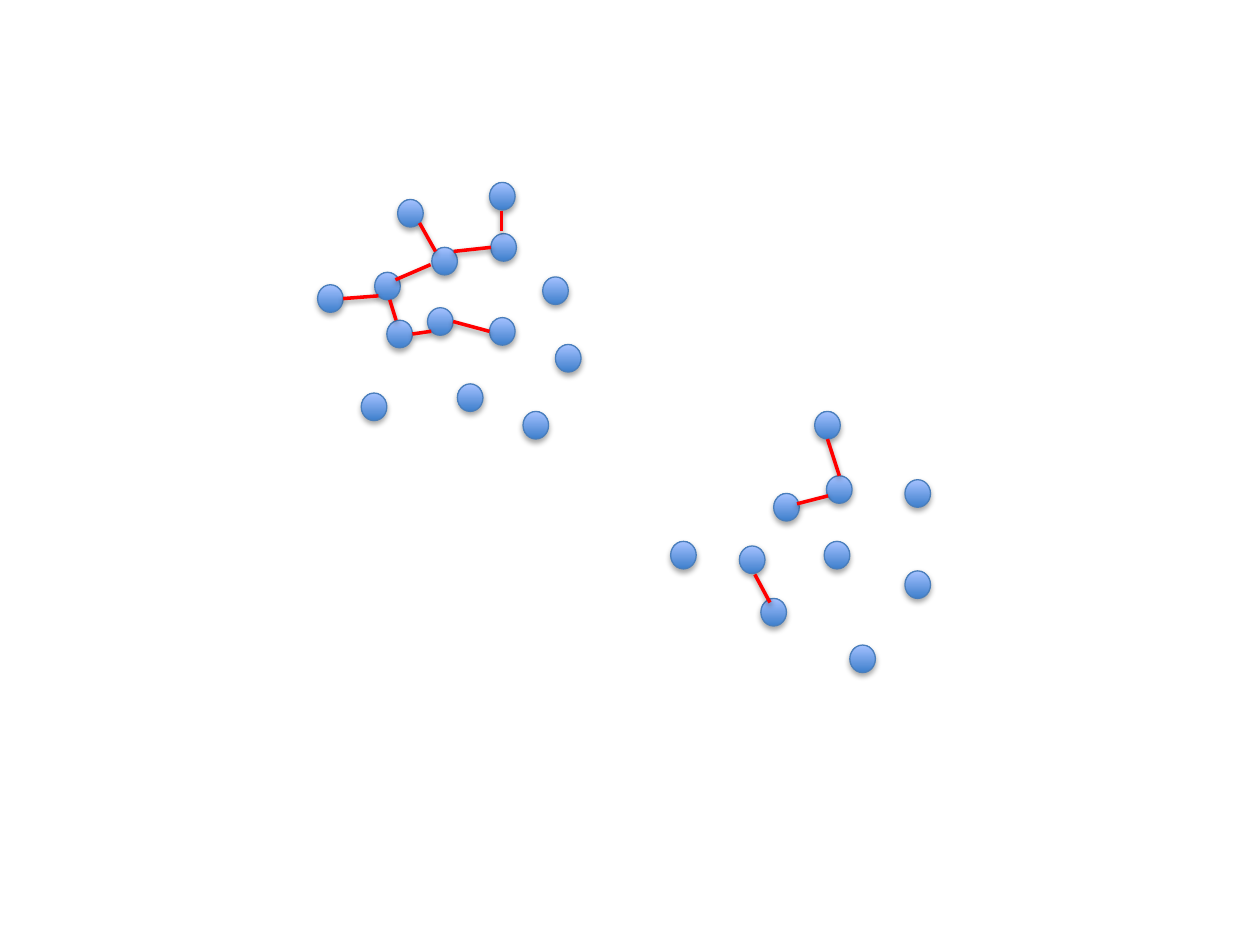
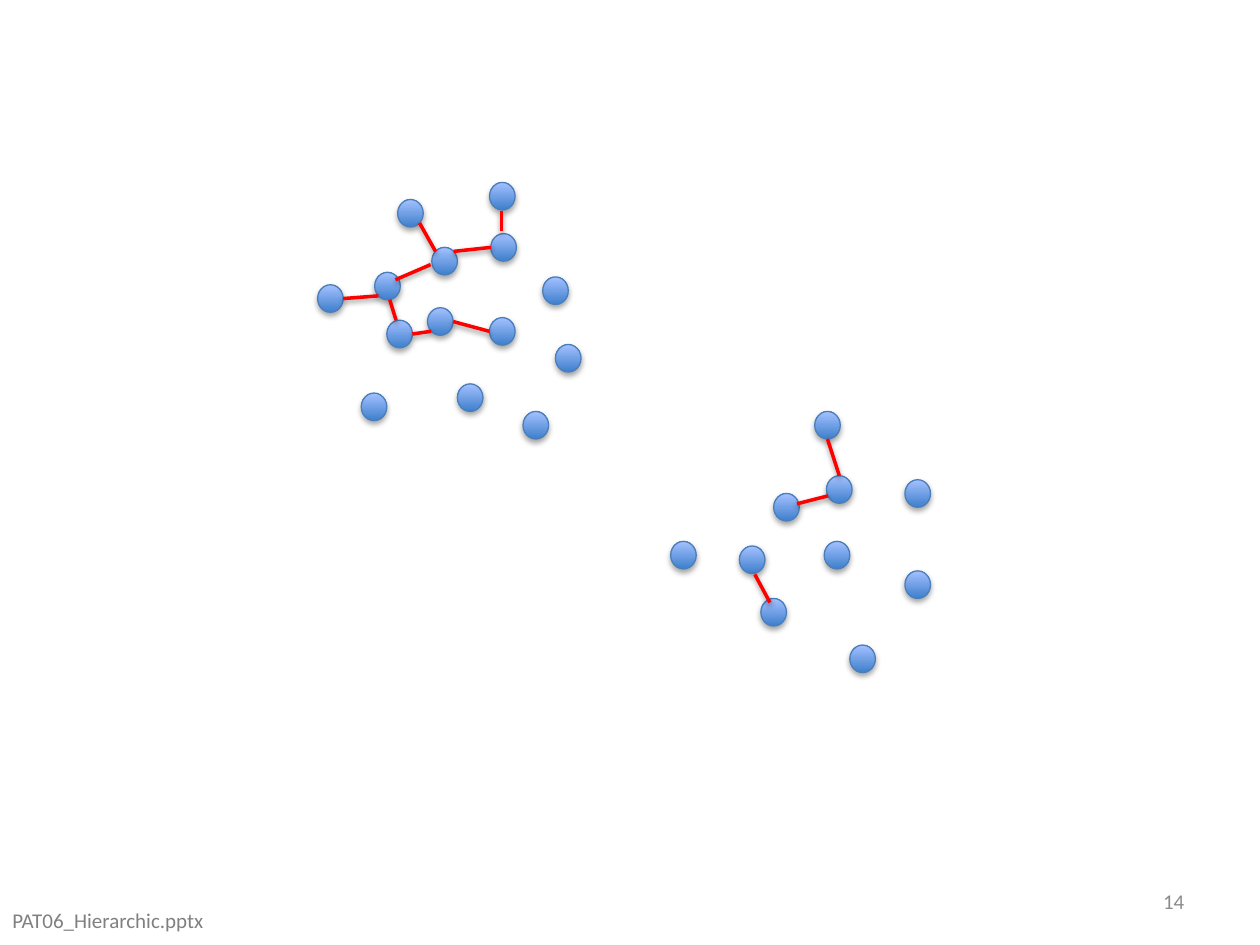
Before and after one commit to domingomery/patrones, a slide deck: slide 14 of clases/Cap06_Clustering/presentations/PAT06_Hierarchic.pptx. Drawn at 1260x945 pixels with LibreOffice and Linux fonts; fonts in the diff are those of the drawing. Boxes give left, top, right and bottom in pixels: in the first picture for what was removed or moved away, otherwise in the second. Text is boxed around its words. In the diff, an @@ line names an element or a change of style, - is before the commit and + after.

```diff
--- a/clases/Cap06_Clustering/presentations/PAT06_Hierarchic.pptx
+++ b/clases/Cap06_Clustering/presentations/PAT06_Hierarchic.pptx
@@ page number added at (1163, 895, 1184, 909), 12 pt, text #8C8C8C @@
+14
@@ text added at (12, 913, 203, 932), 12 pt, text #808080 @@
+PAT06_Hierarchic.pptx
```
Also in this commit, not shown: 29 other slides changed, 5 other files.
